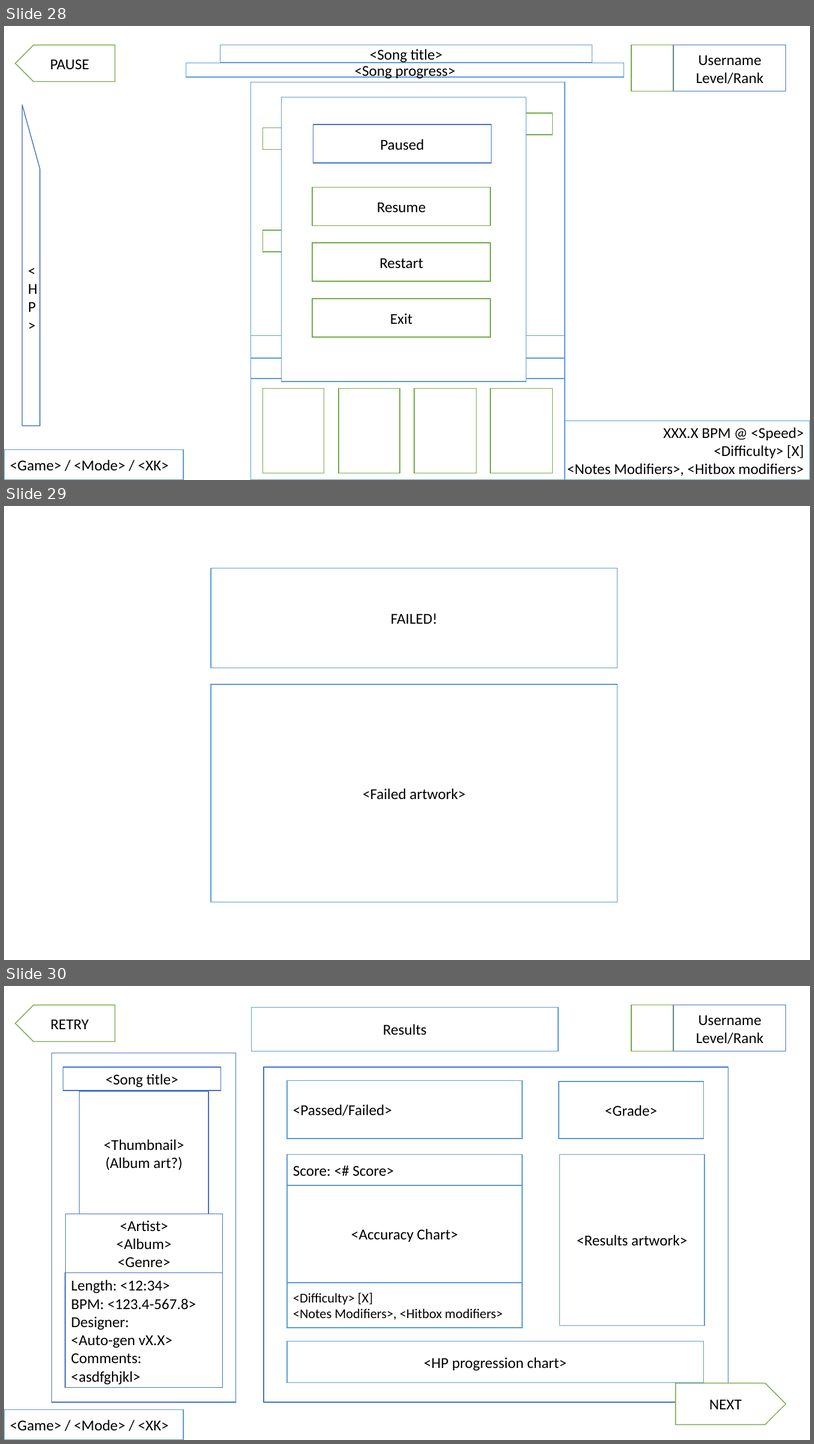
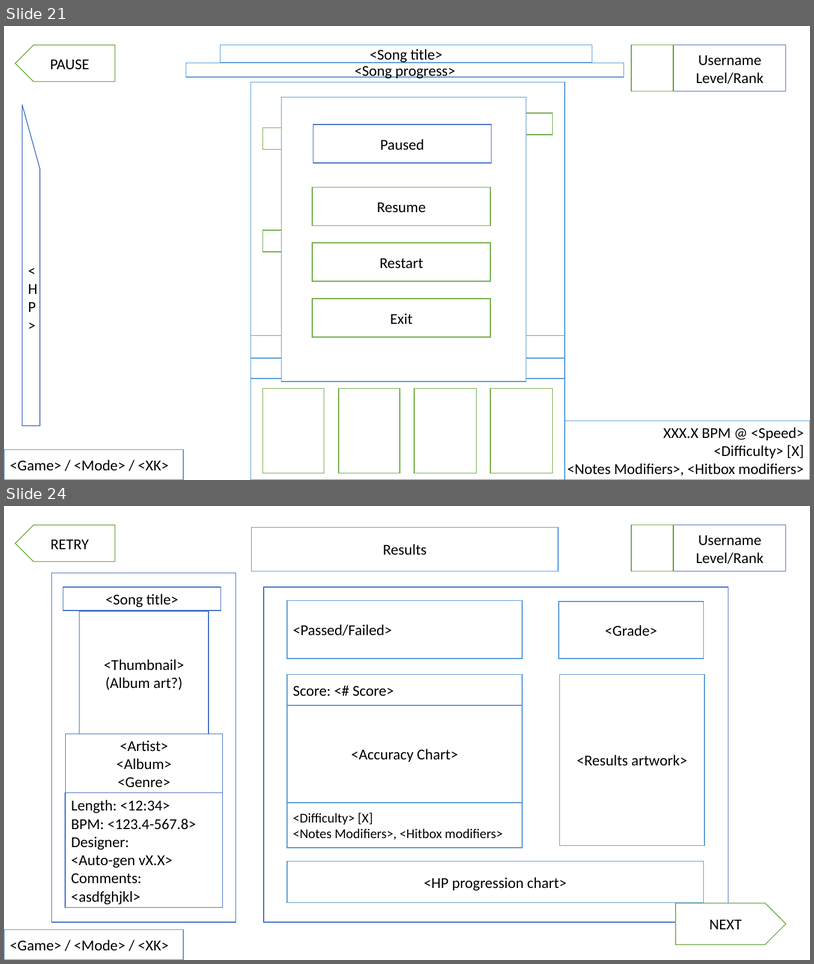
Before and after one commit to OliverMontor/beats2, a slide deck: beats2/Docs/Beats2 - Design Spec.pptx. Shown one above the other, each under a label of ours: slides 28, 29 and 30 before the commit, slides 21 and 24 after it; the slides between them are not shown. The pictures are 814x1444 and 814x964 pixels, drawn with LibreOffice and Linux fonts; fonts in the diff are those of the drawing. Boxes give left, top, right and bottom in pixels: in the first picture for what was removed or moved away, otherwise in the second. Text is boxed around its words. In the diff, an @@ line names an element or a change of style, - is before the commit and + after.

```diff
--- a/beats2/Docs/Beats2 - Design Spec.pptx
+++ b/beats2/Docs/Beats2 - Design Spec.pptx
@@ slide 29 removed at (4,506,810,960), background #FFFFFF @@
@@ rectangle removed at (211,568,617,667) @@
-FAILED!
@@ rectangle removed at (211,684,617,901) @@
-<Failed artwork>
@@ what was slide 28 is now slide 21 @@
@@ what was slide 30 is now slide 24 @@
```
Also in this commit, not shown: 18 slides changed, 5 other slides removed, 7 other files.
